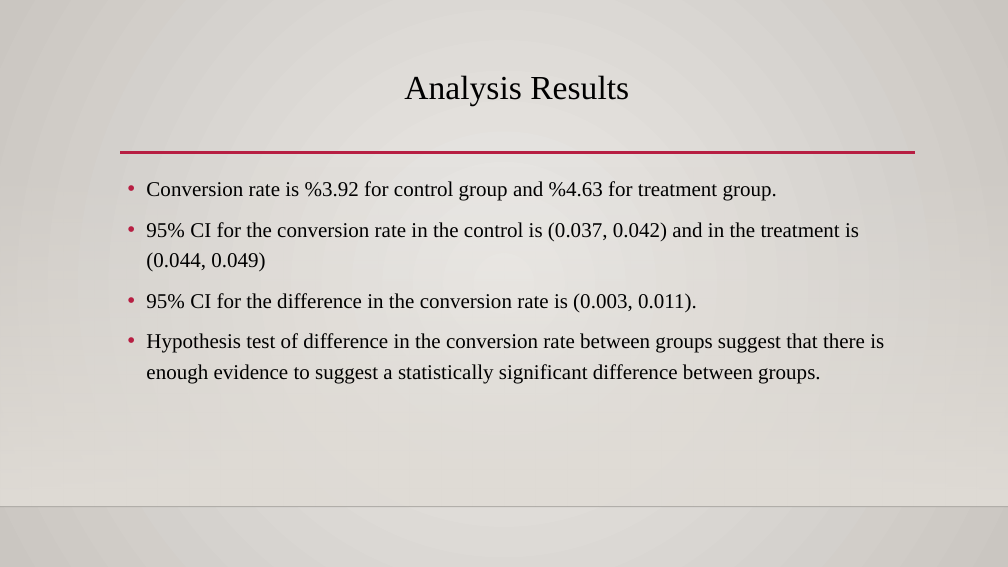
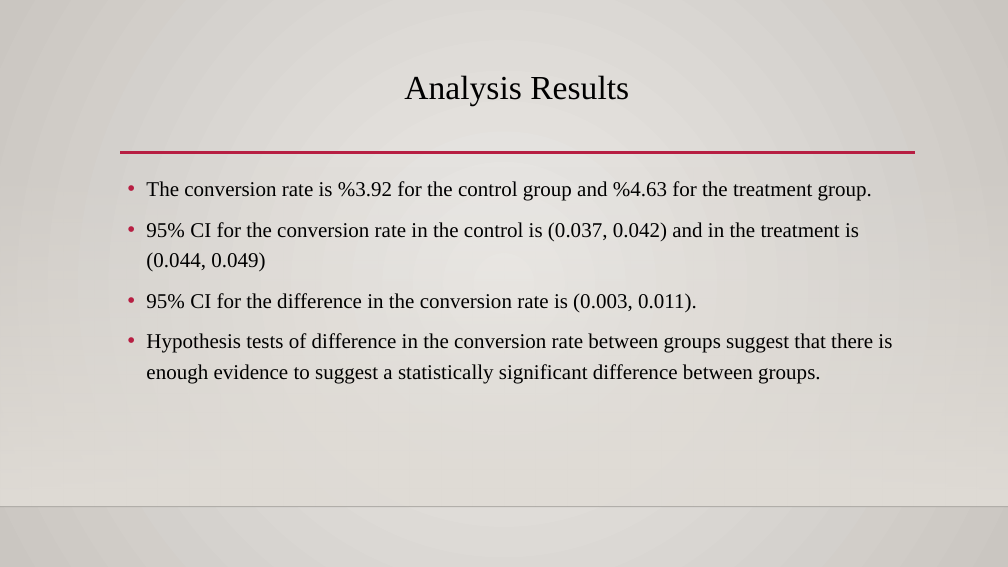
Before and after one commit to BatuSengezer/GloBox_A-B_Analysis, a slide deck: slide 9 of GloBox_A-B_Test_Presentation.pptx. Drawn at 1008x567 pixels with LibreOffice and Linux fonts; fonts in the diff are those of the drawing; background and template pictures are left out. Boxes give left, top, right and bottom in pixels: in the first picture for what was removed or moved away, otherwise in the second. Text is boxed around its words. In the diff, an @@ line names an element or a change of style, - is before the commit and + after.

```diff
--- a/GloBox_A-B_Test_Presentation.pptx
+++ b/GloBox_A-B_Test_Presentation.pptx
@@ text at [146, 181, 872, 201]: text changed @@
-• Conversion rate is %3.92 for control group and %4.63 for treatment group.
+• The conversion rate is %3.92 for the control group and %4.63 for the treatment group.
@@ text at [146, 333, 892, 383]: text changed @@
-• Hypothesis test of difference in the conversion rate between groups suggest that there is enough evidence to suggest a statistically significant difference between groups.
+• Hypothesis tests of difference in the conversion rate between groups suggest that there is enough evidence to suggest a statistically significant difference between groups.
```
Also in this commit, not shown: 5 other slides changed, 3 other files.
